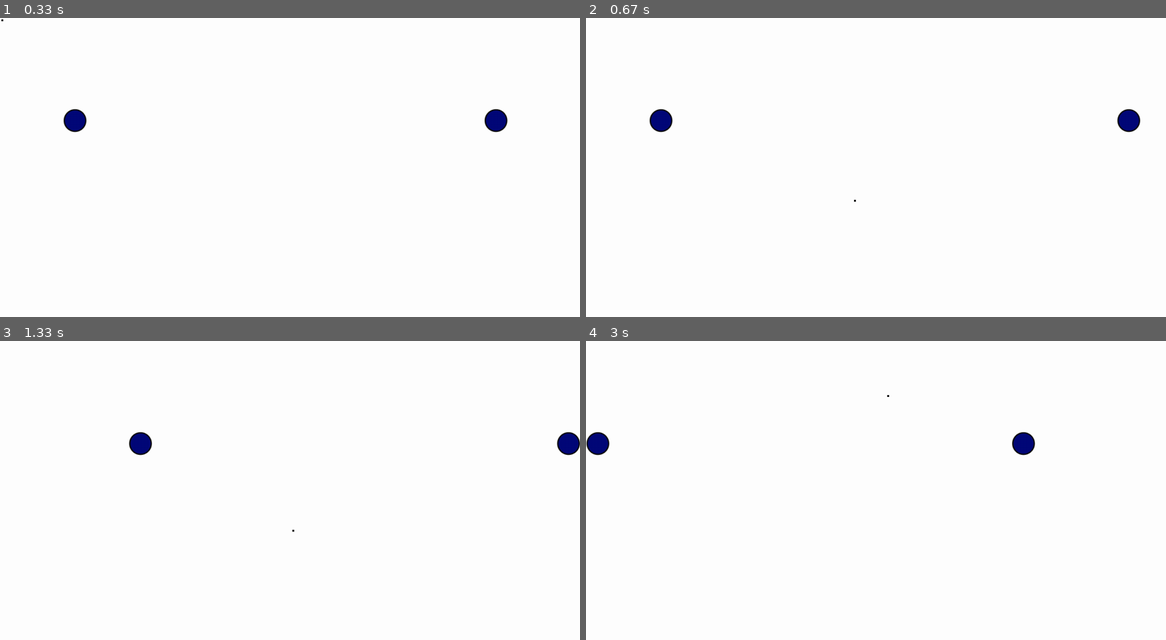
Above: before the commit, frames 1-4 (two rows, left to right).
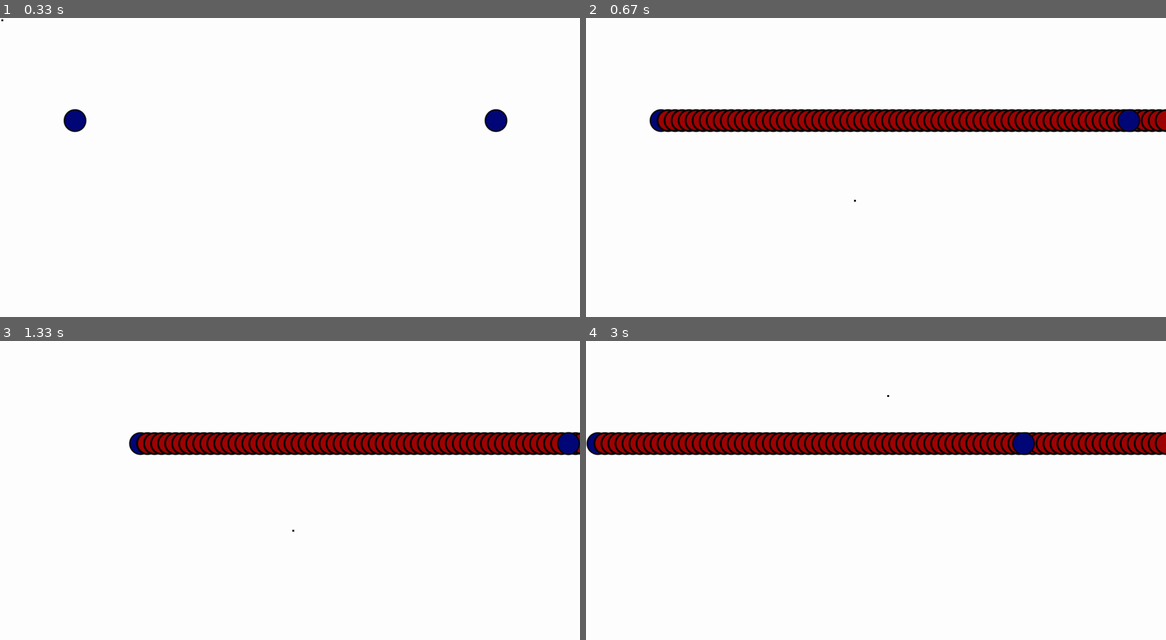
Above: after the commit, the same moments.

Repository: fanagiannis/DECK-COMMANDER
Game: pygame game, started from Game.py
Two runs of this game, one before a commit and one after it. Both use one fixed random seed, a clock stepped at 60 frames per second and the inputs below.
Inputs (mouse positions are in pixels of both pictures, inside the frame that each line leads up to):
- Up to frame 1 (0.33 s): no input
- Up to frame 2 (0.67 s): hold Space from 0.33 s (still down); hold Right from 0.33 s (still down); move the mouse to (852, 200) at 0.37 s
- Up to frame 3 (1.33 s): release Space at 0.8 s; release Right at 0.8 s; hold Right 0.83-1.3 s; hold D 0.83-1.3 s; move the mouse to (295, 529) at 0.87 s; tap Space at 0.9, 1.2 s
- Up to frame 4 (3 s): hold Up 1.33-1.63 s; hold W 1.33-1.63 s; move the mouse to (934, 583) at 1.37 s; tap Space at 1.4, 1.73, 2.03, 2.3, 2.63, 2.93 s; hold Left 1.67-2.2 s; hold A 1.67-2.2 s; move the mouse to (696, 586) at 1.7 s; hold Down 2.23-2.53 s; hold S 2.23-2.53 s; move the mouse to (945, 538) at 2.27 s; hold Left 2.57-2.97 s; hold A 2.57-2.97 s; move the mouse to (887, 394) at 2.6 s

Frame 1 is identical in both runs. In frame 2, 6.6% of the frame differs, in the area x 12-100%, y 30-39%; in frame 3, 5.7%; in frame 4, 7.4%, in the area x 1-100%, y 30-39%.

Commit message:
0.3.3.8 FUCK PROJECTILES ! (REWORK PROJECTILES)

Diff:
--- a/Game.py
+++ b/Game.py
@@ -88,7 +88,7 @@
     def __init__(self,posx,posy):
         super().__init__()
         self.image = pygame.image.load(link_op+"\\Enemy.png")
-        self.image.fill(color_black)
+        #self.image.fill(color_black)
         self.rect=self.image.get_rect()
         self.rect.center=(posx,posy)
         self.posx=posx
@@ -96,7 +96,9 @@
         self.speed=15
 
     def fire(self,surface):
-       surface.blit(surface,self.rect)
+        surface.blit(self.image,self.rect)
+
+
 
 
 
@@ -167,6 +169,7 @@
         self.speed=5
         self.maxspeed=10
         self.stamina=100
+        self.Fire=False
 
     #PLAYER_MOVEMENT
 
@@ -212,14 +215,17 @@
         print(posx,posy)
         Bullet=Projectile(posx,posy)
         print(Bullet.posx,Bullet.posy)
-        #Bullet.fire(display_window)
         print(rand_string[random.randint(0,2)])
-        while Bullet.rect.centerx<=display_width:
-
-            #Bullet.rect.centerx+=Bullet.speed
+        while Bullet.rect.centerx<display_width:
+            #print(Bullet.rect.center)
+            #Bullet.posx+= Bullet.speed
             Bullet.rect.move_ip(Bullet.speed,0)
-            print(Bullet.rect.center)
             Bullet.fire(display_window)
+            #Bullet.update()
+        return Projectile
+
+
+
 
 
 
@@ -259,6 +265,8 @@
 
 map1="D:\\ΦΩΤΟ\\darksouls.jpg"
 map2="D:\\ΦΩΤΟ\\Rodos.jpg"
+
+
 P=Player()
 set_players(P)
 if Multiplayer:
@@ -272,19 +280,22 @@
 
 while True:
 
+
+
 #BACKGROUND
 
     display_window.fill(color_white)
-
-
 
     for event in pygame.event.get():
         if event.type==QUIT or pygame.key.get_pressed()==[K_ESCAPE]:
             pygame.quit()
             sys.exit(0)
-        if event.type==pygame.KEYUP:
+        if event.type==pygame.KEYDOWN:
             if event.key == pygame.K_SPACE:
-                P.shoot()
+                if P.Fire:
+                    P.Fire=False
+                else:
+                    P.Fire=True
         if event.type==pygame.MOUSEBUTTONUP:
              if event.button == 1: #RIGHT KEY
                 P.shoot()
@@ -313,10 +324,13 @@
     #SPAWN
 
     P.spawn(display_window)
-
+    if P.Fire:
+        P.shoot()
     if Multiplayer:
         P2.spawn(display_window)
+
     HUD_AIM.spawn(display_window)
 
     pygame.display.update()
+
     game_fps.tick(FPS)
